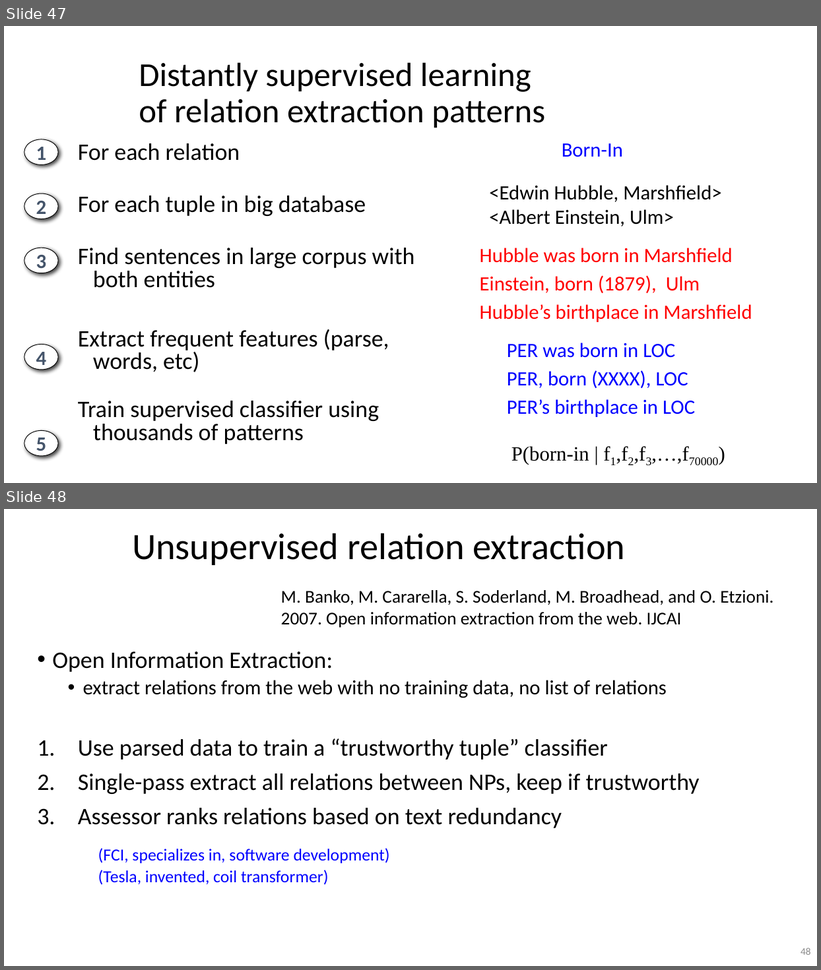
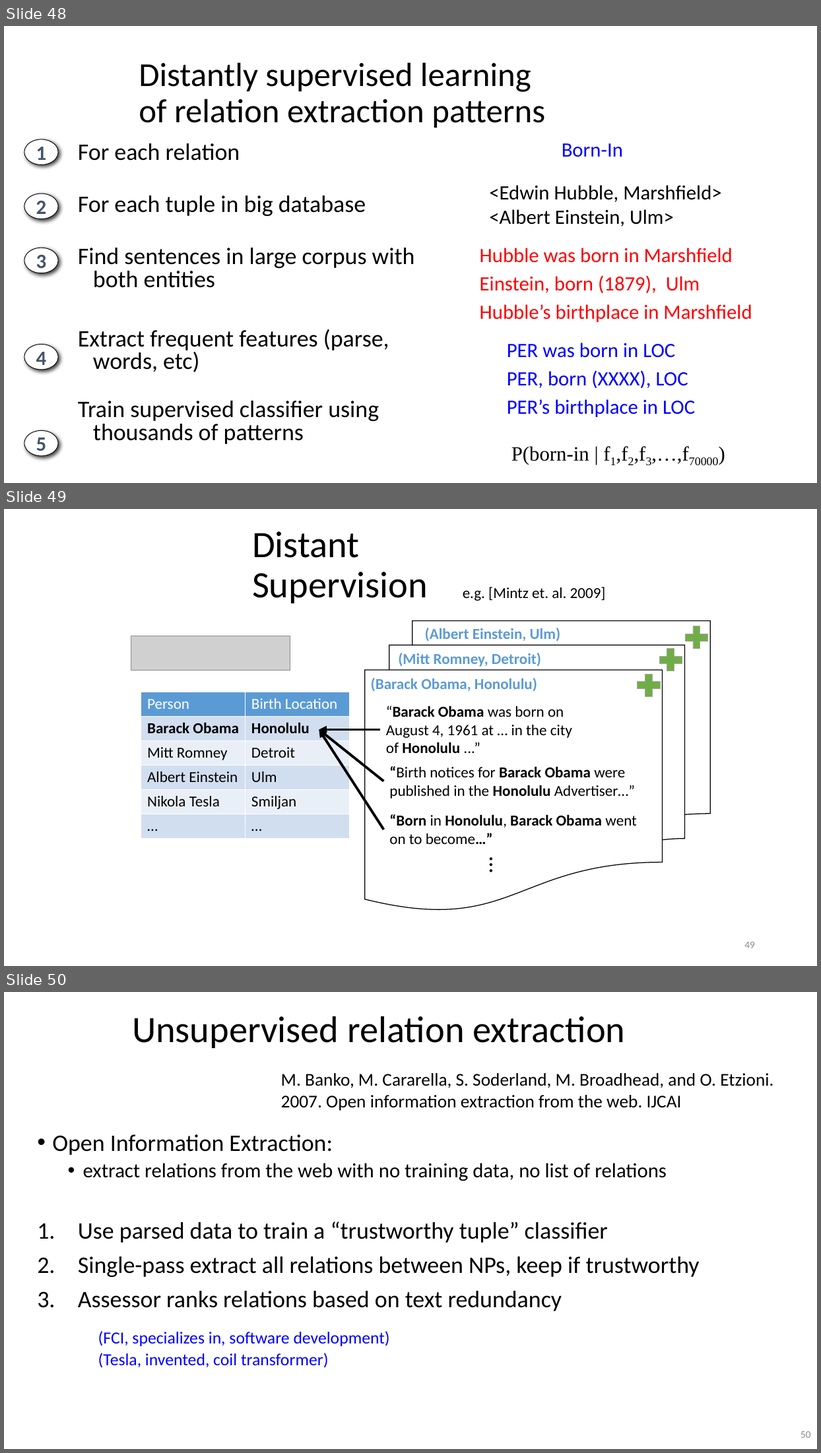
Before and after one commit to aritter/aritter.github.io, a slide deck: courses/5525_slides/relation_extraction.pptx. Shown one above the other, each under a label of ours: slides 47 and 48 before the commit, slides 48, 49 and 50 after it. The pictures are 821x970 and 821x1453 pixels, drawn with LibreOffice and Linux fonts; fonts in the diff are those of the drawing; grey boxes stand for pictures. Boxes give left, top, right and bottom in pixels: in the first picture for what was removed or moved away, otherwise in the second. Text is boxed around its words. In the diff, an @@ line names an element or a change of style, - is before the commit and + after.

```diff
--- a/courses/5525_slides/relation_extraction.pptx
+++ b/courses/5525_slides/relation_extraction.pptx
@@ slide 49 added at <box>4,509,817,966</box>, background #FFFFFF @@
@@ title added at <box>252,531,428,603</box>, 44 pt, text #000000 @@
+Distant Supervision
@@ text added at <box>463,587,606,601</box>, 18 pt, text #000000 @@
+e.g. [Mintz et. al. 2009]
@@ flow chart multidocument added at <box>365,621,711,910</box>, fill #FFFFFF, outline #000000 1 pt @@
@@ plus sign added at <box>682,623,712,653</box>, fill #70AD47, outline #A5A5A5 0.5 pt @@
@@ picture added at <box>131,636,290,670</box> @@
@@ text added at <box>425,628,561,642</box>, 18 pt, text #5B9BD5, bold @@
+(Albert Einstein, Ulm)
@@ plus sign added at <box>655,645,686,675</box>, fill #70AD47, outline #A5A5A5 0.5 pt @@
@@ text added at <box>398,653,541,667</box>, 18 pt, text #5B9BD5, bold @@
+(Mitt Romney, Detroit)
@@ text added at <box>371,678,537,692</box>, 18 pt, text #5B9BD5, bold @@
+(Barack Obama, Honolulu)
@@ plus sign added at <box>634,670,664,700</box>, fill #70AD47, outline #A5A5A5 0.5 pt @@
@@ table added at <box>141,692,350,838</box>, 6 rows, 2 columns @@
+Person | Birth Location
+Barack Obama | Honolulu
+Mitt Romney | Detroit
+Albert Einstein | Ulm
+Nikola Tesla | Smiljan
+… | …
@@ text added at <box>386,706,572,753</box>, 18 pt, text #000000 @@
+“Barack Obama was born on August 4, 1961 at … in the city of Honolulu ...”
@@ arrow added from (380, 730) to (319, 730), #000000 3 pt @@
@@ arrow added from (384, 782) to (319, 730), #000000 3 pt @@
@@ arrow added from (384, 830) to (319, 730), #000000 3 pt @@
@@ text added at <box>389,766,635,799</box>, 18 pt, text #000000 @@
+“Birth notices for Barack Obama were published in the Honolulu Advertiser…”
@@ text added at <box>389,815,636,844</box>, 18 pt, text #000000, bold @@
+“Born in Honolulu, Barack Obama went on to become…”
@@ text added at <box>482,851,516,880</box>, 28 pt, text #000000 @@
+…
@@ page number added at <box>745,942,755,949</box>, 12 pt, text #8C8C8C @@
+49
@@ what was slide 47 is now slide 48 @@
@@ what was slide 48 is now slide 50 @@
@@ page number at <box>801,1432,811,1438</box>: text changed @@
-48
+50
```
Also in this commit, not shown: 3 slides changed, 1 other slide added, 3 other files.
